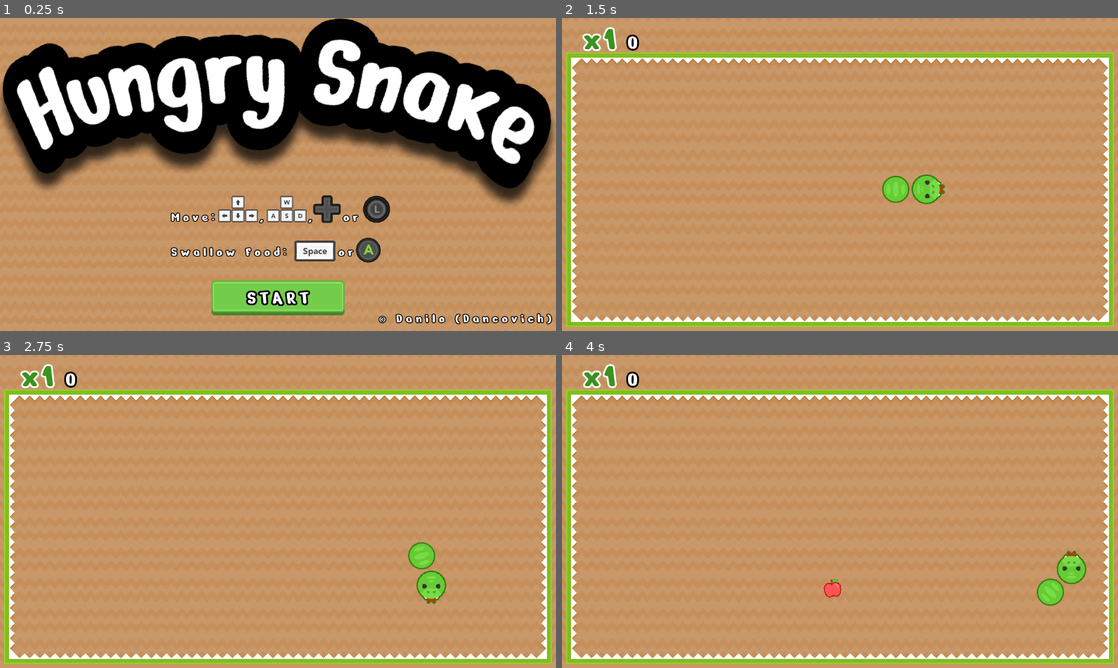
Above: before the commit, frames 1-4 (two rows, left to right).
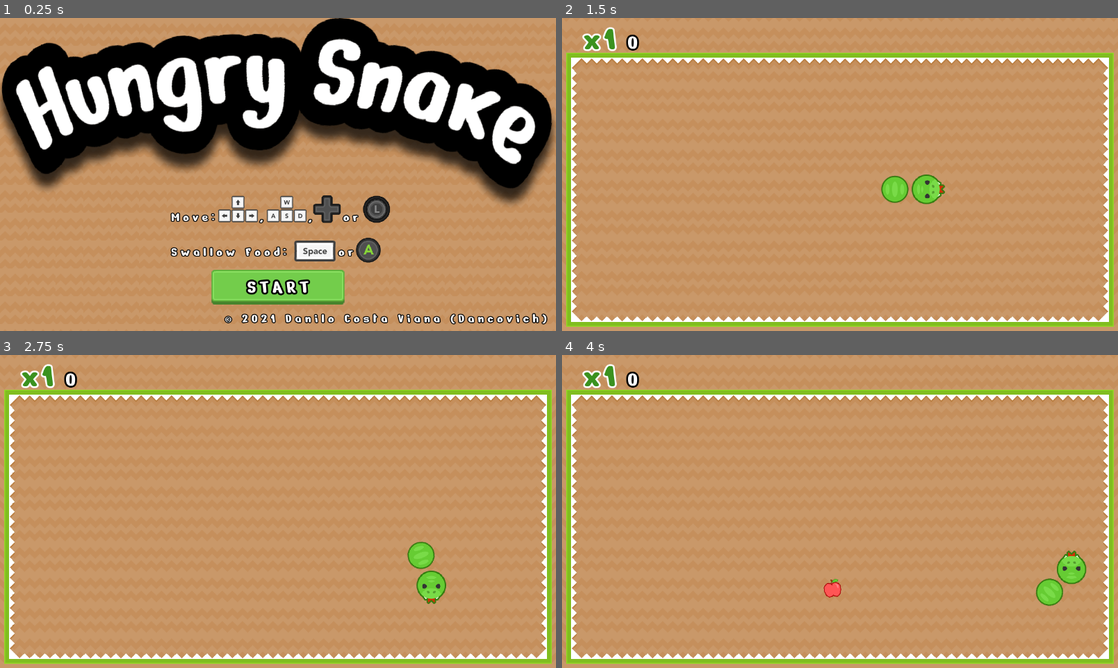
Above: after the commit, the same moments.

Repository: Dancovich/hungry_snake
Game: Godot game, scene res://main_scene.tscn
Two runs of this game, one before a commit and one after it. Both use one fixed random seed, a clock stepped at 60 frames per second and the inputs below. Sound files missing from this copy of the repository are replaced by a short silence.
Inputs:
- Up to frame 1 (0.25 s): no input
- Up to frame 2 (1.5 s): click "START" at 0.5 s; hold Right (move_right) from 1.28 s (still down); hold Space (eat) from 1.28 s (still down)
- Up to frame 3 (2.75 s): release Right (move_right) at 2.03 s; release Space (eat) at 2.03 s; hold Down (move_down) from 2.03 s (still down); tap Space (eat) at 2.1 s
- Up to frame 4 (4 s): release Down (move_down) at 2.78 s; hold Right (move_right) 2.78-3.53 s; hold Space (eat) 2.78-3.53 s; hold Up (move_up) from 3.53 s (still down); tap Space (eat) at 3.6 s

The runs differ from the first frame. In frame 1, 6.1% of the frame differs, in the area x 0-100%, y 0-98%; in frame 2, less than 0.1%; in frame 3, less than 0.1%; in frame 4, less than 0.1%.

Commit message:
- Added title music - Added extra death SFX - Added head shake on full mouth

Diff:
--- a/main_scene.tscn
+++ b/main_scene.tscn
@@ -13,11 +13,12 @@
 [ext_resource path="res://resources/XboxOne_Left_Stick.png" type="Texture" id=11]
 [ext_resource path="res://main_scene.gd" type="Script" id=12]
 [ext_resource path="res://resources/green_button02.png" type="Texture" id=13]
-[ext_resource path="res://tilesets/stage.tres" type="TileSet" id=14]
+[ext_resource path="res://tilesets/stage_tileset.tres" type="TileSet" id=14]
+[ext_resource path="res://resources/sounds/title_bgm.mp3" type="AudioStream" id=15]
 
 [sub_resource type="Animation" id=1]
 resource_name = "pulse"
-length = 4.1
+length = 4.2
 loop = true
 tracks/0/type = "value"
 tracks/0/path = NodePath("Title:rotation_degrees")
@@ -26,7 +27,7 @@
 tracks/0/imported = false
 tracks/0/enabled = true
 tracks/0/keys = {
-"times": PoolRealArray( 0, 0.98, 1.61, 2.17, 2.66, 3.15 ),
+"times": PoolRealArray( 0, 0.931, 1.5295, 2.0615, 2.527, 2.9925 ),
 "transitions": PoolRealArray( 1, 1, 1, 1, 1, 1 ),
 "update": 0,
 "values": [ 0.0, -3.26461, 0.186331, 4.61395, 0.63927, -3.94462 ]
@@ -38,7 +39,7 @@
 tracks/1/imported = false
 tracks/1/enabled = true
 tracks/1/keys = {
-"times": PoolRealArray( 0, 0.49, 0.98, 1.61, 2.17, 2.66, 3.15, 3.64 ),
+"times": PoolRealArray( 0, 0.4655, 0.931, 1.5295, 2.0615, 2.527, 2.9925, 3.458 ),
 "transitions": PoolRealArray( 1, 1, 1, 1, 1, 1, 1, 1 ),
 "update": 0,
 "values": [ Vector2( 1, 1 ), Vector2( 1.07369, 1.13625 ), Vector2( 1, 1 ), Vector2( 1.0259, 1.21818 ), Vector2( 1, 1 ), Vector2( 0.937978, 1.21458 ), Vector2( 1, 1 ), Vector2( 1.13721, 0.966643 ) ]
@@ -60,8 +61,6 @@
 
 [node name="Title" type="Sprite" parent="."]
 position = Vector2( 637.469, 223.614 )
-rotation = 0.0693078
-scale = Vector2( 1.01121, 1.04106 )
 texture = ExtResource( 4 )
 region_rect = Rect2( -23.0929, 5.79043, 1313.29, 471.167 )
 
@@ -71,9 +70,9 @@
 anchor_right = 0.5
 anchor_bottom = 1.0
 margin_left = -153.0
-margin_top = -115.636
+margin_top = -140.581
 margin_right = 153.0
-margin_bottom = -35.636
+margin_bottom = -60.5812
 texture_normal = ExtResource( 3 )
 texture_pressed = ExtResource( 2 )
 texture_focused = ExtResource( 13 )
@@ -147,11 +146,19 @@
 anchor_top = 1.0
 anchor_right = 1.0
 anchor_bottom = 1.0
-margin_left = -407.0
+margin_left = -761.578
 margin_top = -47.0
-margin_right = -10.0
+margin_right = -20.5776
 margin_bottom = -10.0
 custom_fonts/font = ExtResource( 5 )
-text = "© Danilo (Dancovich)"
+text = "© 2021 Danilo Costa Viana (Dancovich)"
+__meta__ = {
+"_edit_use_anchors_": false
+}
+
+[node name="Music" type="AudioStreamPlayer" parent="."]
+stream = ExtResource( 15 )
+autoplay = true
+bus = "Music"
 
 [connection signal="pressed" from="TextureButton" to="." method="_on_start_pressed"]
--- a/snake/snake.gd
+++ b/snake/snake.gd
@@ -17,6 +17,7 @@
 onready var _anim: AnimationPlayer = $AnimationPlayer
 onready var _sound_eat: AudioStreamPlayer2D = $SnakeHead/Sounds/Eat
 onready var _sound_swallow: AudioStreamPlayer2D = $SnakeHead/Sounds/Swallow
+onready var _sound_hit: AudioStreamPlayer2D = $SnakeHead/Sounds/Hit
 onready var _sound_die: AudioStreamPlayer2D = $SnakeHead/Sounds/Die
 onready var _sound_move: AudioStreamPlayer2D = $SnakeHead/Sounds/Move
 
@@ -36,6 +37,11 @@
 	_sound_eat.play()
 	_size += SIZE_INCREMENT
 	_head.scale_head = _size
+	var increments := count_size_increments()
+	if increments >= 3 && increments < 6:
+		_head.shake(1)
+	elif increments >= 6:
+		_head.shake(2)
 
 func count_size_increments() -> int:
 	var value := (_size - DEFAULT_SIZE) / SIZE_INCREMENT
@@ -47,6 +53,7 @@
 func reset_size() -> void:
 	_size = DEFAULT_SIZE
 	_head.scale_head = _size
+	_head.shake(0)
 
 func add_body_part() -> void:
 	var previous: Node2D
@@ -76,7 +83,9 @@
 	_queue_kill = true
 
 	_sound_move.stop()
+	_head.shake(0)
 
+	_sound_hit.play()
 	_anim.play("die")
 	yield(_anim, "animation_finished")
 
@@ -153,7 +162,10 @@
 			part.rotation = Vector2.DOWN.angle_to(direction)
 
 			if distance >= previous_distance:
-				direction = direction.normalized() * SPEED * delta
+				var delta_distance := SPEED * 1.5 * delta
+				if delta_distance  > distance - previous_distance:
+					delta_distance = distance - previous_distance
+				direction = direction.normalized() * delta_distance
 				part.position += direction
 
 
--- a/snake/snake.tscn
+++ b/snake/snake.tscn
@@ -6,6 +6,7 @@
 [ext_resource path="res://resources/sounds/swallow render 001.ogg" type="AudioStream" id=4]
 [ext_resource path="res://resources/sounds/hiss_death render 001.ogg" type="AudioStream" id=5]
 [ext_resource path="res://resources/sounds/move render 001.ogg" type="AudioStream" id=6]
+[ext_resource path="res://resources/sounds/death.ogg" type="AudioStream" id=7]
 
 [sub_resource type="Animation" id=1]
 resource_name = "die"
@@ -91,6 +92,11 @@
 volume_db = 12.0
 bus = "Sfx"
 
+[node name="Hit" type="AudioStreamPlayer2D" parent="SnakeHead/Sounds"]
+stream = ExtResource( 7 )
+volume_db = 1.1
+bus = "Sfx"
+
 [node name="AnimationPlayer" type="AnimationPlayer" parent="."]
 anims/die = SubResource( 1 )
 anims/dissapear = SubResource( 2 )
--- a/snake/snake_head.gd
+++ b/snake/snake_head.gd
@@ -5,15 +5,27 @@
 const BASE_COLLISION_RADIUS := 35.0
 
 onready var _sprite: Sprite = $Sprite
+onready var _sweat_sprite: Sprite = $SweatSprite
 onready var _collision: CollisionShape2D = $Collision
 onready var _collision_shape: CircleShape2D = _collision.shape
+onready var _shake_anim: AnimationPlayer = $ShakePlayer
 
 export var scale_head := 1.0 setget set_scale_head,get_scale_head
 
 func set_scale_head(scale: float) -> void:
 	scale_head = scale
-	_sprite.scale = Vector2(scale, scale)
+	var vscale := Vector2(scale, scale)
+	_sprite.scale = vscale
+	_sweat_sprite.scale = vscale
 	_collision_shape.radius = BASE_COLLISION_RADIUS * scale
 
 func get_scale_head() -> float:
 	return scale_head
+
+func shake(level: int = 1) -> void:
+	if level <= 0:
+		_shake_anim.play("not_shake")
+	elif level == 1:
+		_shake_anim.play("shake")
+	else:
+		_shake_anim.play("shake2")
--- a/snake/snake_head.tscn
+++ b/snake/snake_head.tscn
@@ -1,10 +1,110 @@
-[gd_scene load_steps=4 format=2]
+[gd_scene load_steps=7 format=2]
 
 [ext_resource path="res://tilesets/snake.png" type="Texture" id=1]
 [ext_resource path="res://snake/snake_head.gd" type="Script" id=2]
 
 [sub_resource type="CircleShape2D" id=1]
 radius = 35.0
+
+[sub_resource type="Animation" id=2]
+resource_name = "not_shake"
+length = 0.1
+tracks/0/type = "value"
+tracks/0/path = NodePath("Sprite:position")
+tracks/0/interp = 1
+tracks/0/loop_wrap = true
+tracks/0/imported = false
+tracks/0/enabled = true
+tracks/0/keys = {
+"times": PoolRealArray( 0 ),
+"transitions": PoolRealArray( 1 ),
+"update": 0,
+"values": [ Vector2( 0, 0 ) ]
+}
+tracks/1/type = "value"
+tracks/1/path = NodePath("SweatSprite:visible")
+tracks/1/interp = 1
+tracks/1/loop_wrap = true
+tracks/1/imported = false
+tracks/1/enabled = true
+tracks/1/keys = {
+"times": PoolRealArray( 0 ),
+"transitions": PoolRealArray( 1 ),
+"update": 1,
+"values": [ false ]
+}
+
+[sub_resource type="Animation" id=3]
+resource_name = "shake"
+length = 0.5
+loop = true
+step = 0.05
+tracks/0/type = "value"
+tracks/0/path = NodePath("Sprite:position")
+tracks/0/interp = 1
+tracks/0/loop_wrap = true
+tracks/0/imported = false
+tracks/0/enabled = true
+tracks/0/keys = {
+"times": PoolRealArray( 0, 0.05, 0.1, 0.15, 0.2, 0.25, 0.3, 0.35, 0.4, 0.45 ),
+"transitions": PoolRealArray( 1, 1, 1, 1, 1, 1, 1, 1, 1, 1 ),
+"update": 1,
+"values": [ Vector2( 0, 0 ), Vector2( 0.293167, -0.293175 ), Vector2( -0.517156, 0.441658 ), Vector2( 0.157123, -0.414948 ), Vector2( 0.160981, 0.398847 ), Vector2( -0.396148, -0.427086 ), Vector2( 0.469431, 0.607173 ), Vector2( -0.128601, -0.365337 ), Vector2( -0.0232343, 0.628016 ), Vector2( -0.488317, -0.186541 ) ]
+}
+tracks/1/type = "value"
+tracks/1/path = NodePath("SweatSprite:visible")
+tracks/1/interp = 1
+tracks/1/loop_wrap = true
+tracks/1/imported = false
+tracks/1/enabled = true
+tracks/1/keys = {
+"times": PoolRealArray( 0 ),
+"transitions": PoolRealArray( 1 ),
+"update": 1,
+"values": [ false ]
+}
+
+[sub_resource type="Animation" id=4]
+resource_name = "shake2"
+length = 0.5
+loop = true
+step = 0.05
+tracks/0/type = "value"
+tracks/0/path = NodePath("Sprite:position")
+tracks/0/interp = 1
+tracks/0/loop_wrap = true
+tracks/0/imported = false
+tracks/0/enabled = true
+tracks/0/keys = {
+"times": PoolRealArray( 0, 0.05, 0.1, 0.15, 0.2, 0.25, 0.3, 0.35, 0.4, 0.45 ),
+"transitions": PoolRealArray( 1, 1, 1, 1, 1, 1, 1, 1, 1, 1 ),
+"update": 1,
+"values": [ Vector2( 0, 0 ), Vector2( 0.923126, -1.23811 ), Vector2( -0.989629, 1.07162 ), Vector2( -0.0791137, -1.28114 ), Vector2( 0.554703, 1.34379 ), Vector2( -0.789875, -1.21454 ), Vector2( 0.863157, 1.31588 ), Vector2( -0.91605, -1.07404 ), Vector2( 0.291745, 1.10049 ), Vector2( -1.43326, -0.816504 ) ]
+}
+tracks/1/type = "value"
+tracks/1/path = NodePath("SweatSprite:visible")
+tracks/1/interp = 1
+tracks/1/loop_wrap = true
+tracks/1/imported = false
+tracks/1/enabled = true
+tracks/1/keys = {
+"times": PoolRealArray( 0 ),
+"transitions": PoolRealArray( 1 ),
+"update": 1,
+"values": [ true ]
+}
+tracks/2/type = "value"
+tracks/2/path = NodePath("SweatSprite:position")
+tracks/2/interp = 1
+tracks/2/loop_wrap = true
+tracks/2/imported = false
+tracks/2/enabled = true
+tracks/2/keys = {
+"times": PoolRealArray( 0, 0.05, 0.1, 0.15, 0.2, 0.25, 0.3, 0.35, 0.4, 0.45 ),
+"transitions": PoolRealArray( 1, 1, 1, 1, 1, 1, 1, 1, 1, 1 ),
+"update": 1,
+"values": [ Vector2( 0, 0 ), Vector2( -0.353554, 0.265165 ), Vector2( 0.304451, 0.589256 ), Vector2( -0.705876, 0.515599 ), Vector2( -0.0747062, -0.441942 ), Vector2( -0.415805, -0.0147314 ), Vector2( 0.37446, -0.0117851 ), Vector2( -0.161099, -0.274006 ), Vector2( -0.284176, 0.25927 ), Vector2( 0.388242, 0.0412444 ) ]
+}
 
 [node name="SnakeHead" type="Area2D"]
 collision_mask = 12
@@ -15,6 +115,25 @@
 offset = Vector2( 0, 6 )
 region_enabled = true
 region_rect = Rect2( 0, 0, 80, 91 )
+__meta__ = {
+"_edit_lock_": true
+}
+
+[node name="SweatSprite" type="Sprite" parent="."]
+visible = false
+texture = ExtResource( 1 )
+offset = Vector2( -4, 4 )
+region_enabled = true
+region_rect = Rect2( 0, 182, 80, 91 )
 
 [node name="Collision" type="CollisionShape2D" parent="."]
+visible = false
 shape = SubResource( 1 )
+__meta__ = {
+"_edit_lock_": true
+}
+
+[node name="ShakePlayer" type="AnimationPlayer" parent="."]
+anims/not_shake = SubResource( 2 )
+anims/shake = SubResource( 3 )
+anims/shake2 = SubResource( 4 )
--- a/stage/stage.tscn
+++ b/stage/stage.tscn
@@ -1,9 +1,9 @@
 [gd_scene load_steps=7 format=2]
 
-[ext_resource path="res://tilesets/stage.tres" type="TileSet" id=1]
+[ext_resource path="res://tilesets/stage_tileset.tres" type="TileSet" id=1]
 [ext_resource path="res://resources/font_outline_50.tres" type="DynamicFont" id=2]
 [ext_resource path="res://resources/font_whiteoutline_80.tres" type="DynamicFont" id=3]
-[ext_resource path="res://resources/sounds/bgm.mp3" type="AudioStream" id=4]
+[ext_resource path="res://resources/sounds/bgm.ogg" type="AudioStream" id=4]
 [ext_resource path="res://stage/stage.gd" type="Script" id=5]
 [ext_resource path="res://stage/gameover_screen.tscn" type="PackedScene" id=8]
 
Not shown: 1 places in main_scene.tscn that only renumber resources
Not shown, removed: resources/sounds/bgm.mp3.import
Not shown, added: resources/sounds/bgm.ogg.import
Not shown, added: resources/sounds/death.ogg.import
Not shown, added: resources/sounds/title_bgm.mp3.import
Not shown: 1 places in snake/snake.tscn that only renumber resources
Binary file removed: tilesets/sheet_original.png
Not shown, removed: tilesets/sheet_original.png.import
Binary file changed: tilesets/snake.png
Renamed: tilesets/stage.tres -> tilesets/stage_tileset.tres
Binary file added: tilesets/sweat.png
Not shown, added: tilesets/sweat.png.import
(and 6 more such lines)
